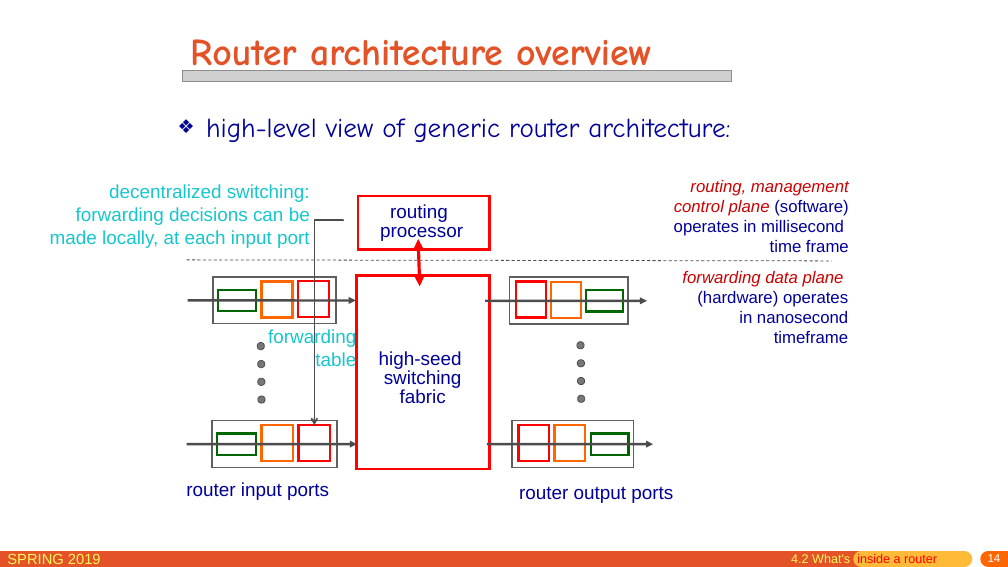
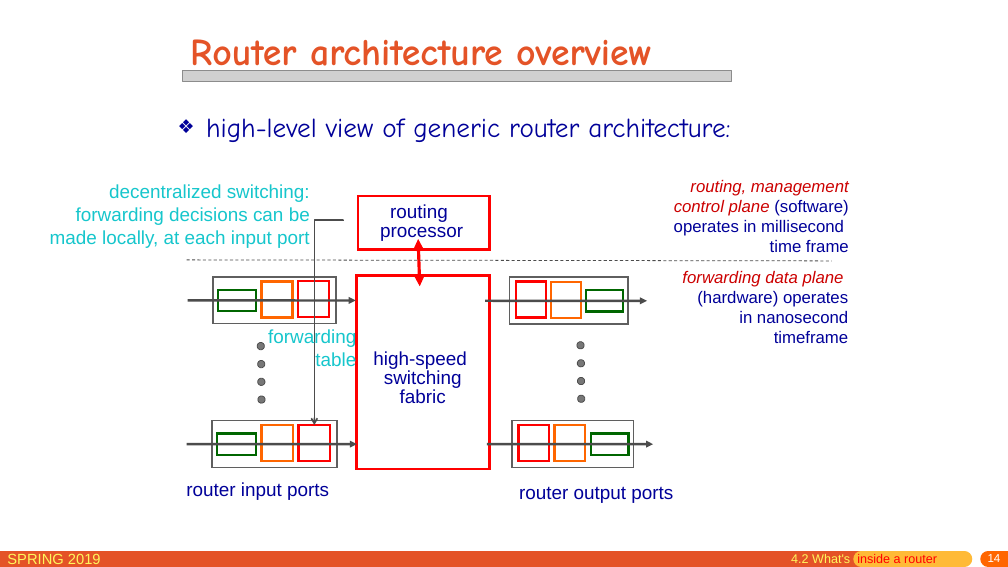
Before and after one commit to jichenghu/PPT_networkDistributed, a slide deck: slide 14 of chapter4.pptx. Drawn at 1008x567 pixels with LibreOffice and Linux fonts; fonts in the diff are those of the drawing; grey boxes stand for pictures. Boxes give left, top, right and bottom in pixels: in the first picture for what was removed or moved away, otherwise in the second. Text is boxed around its words. In the diff, an @@ line names an element or a change of style, - is before the commit and + after.

```diff
--- a/chapter4.pptx
+++ b/chapter4.pptx
@@ text at bbox=[373, 351, 466, 369]: text changed @@
-high-seed
+high-speed
```
Also in this commit, not shown: 2 other slides changed.
